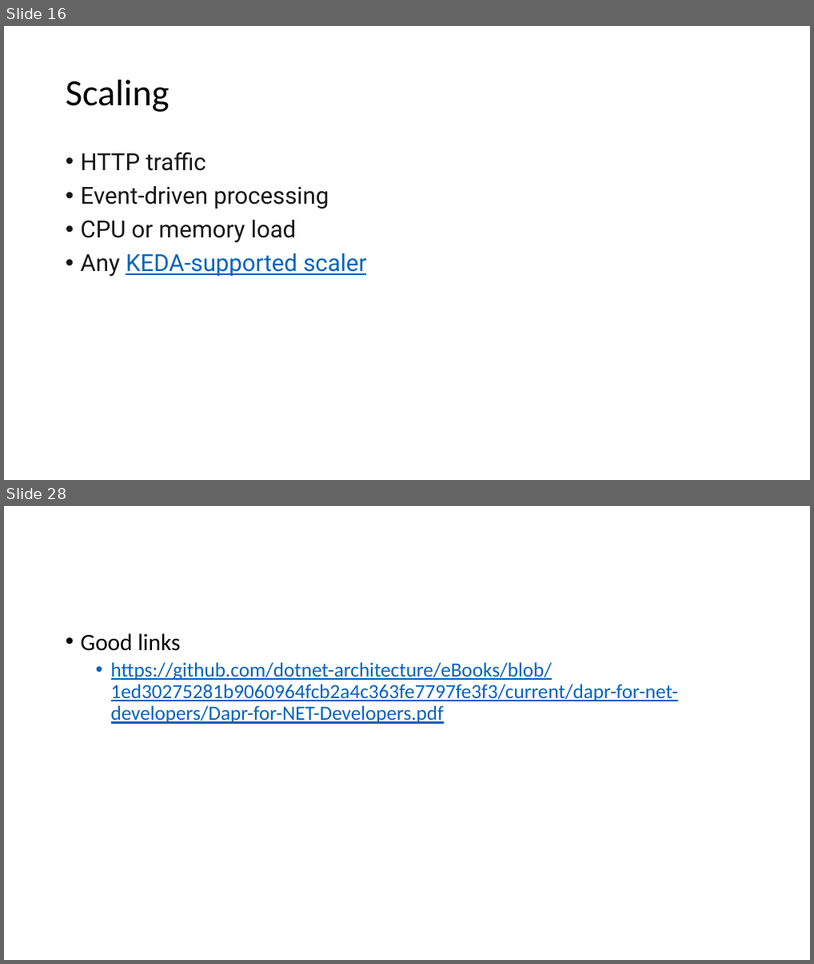
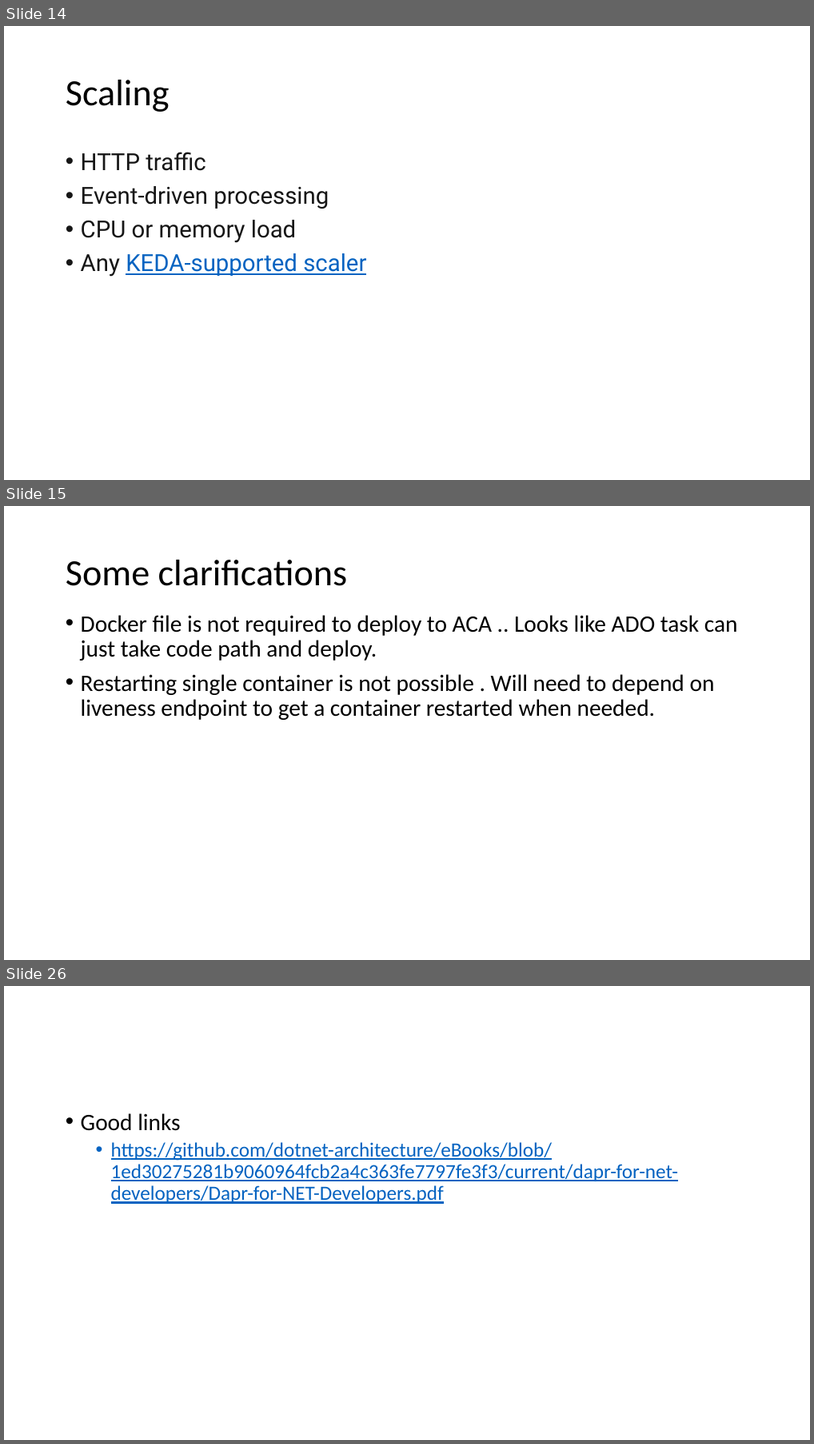
Before and after one commit to cs-samvith/space-app-platform, a slide deck: container-apps.pptx. Shown one above the other, each under a label of ours: slides 16 and 28 before the commit, slides 14, 15 and 26 after it; the slides between them are not shown. The pictures are 814x964 and 814x1444 pixels, drawn with LibreOffice and Linux fonts; fonts in the diff are those of the drawing. Boxes give left, top, right and bottom in pixels: in the first picture for what was removed or moved away, otherwise in the second. Text is boxed around its words. In the diff, an @@ line names an element or a change of style, - is before the commit and + after.

```diff
--- a/container-apps.pptx
+++ b/container-apps.pptx
@@ slide 15 added at box(4, 506, 810, 960), background #FFFFFF @@
@@ title added at box(66, 560, 348, 586), 44 pt, text #000000 @@
+Some clarifications
@@ text added at box(81, 615, 738, 720), 28 pt, text #000000 @@
+• Docker file is not required to deploy to ACA .. Looks like ADO task can just take code path and deploy.
+• Restarting single container is not possible . Will need to depend on liveness endpoint to get a container restarted when needed.
@@ what was slide 16 is now slide 14 @@
@@ what was slide 28 is now slide 26 @@
```
Also in this commit, not shown: 5 slides changed, 8 other slides added, 10 slides removed, 13 other files.
